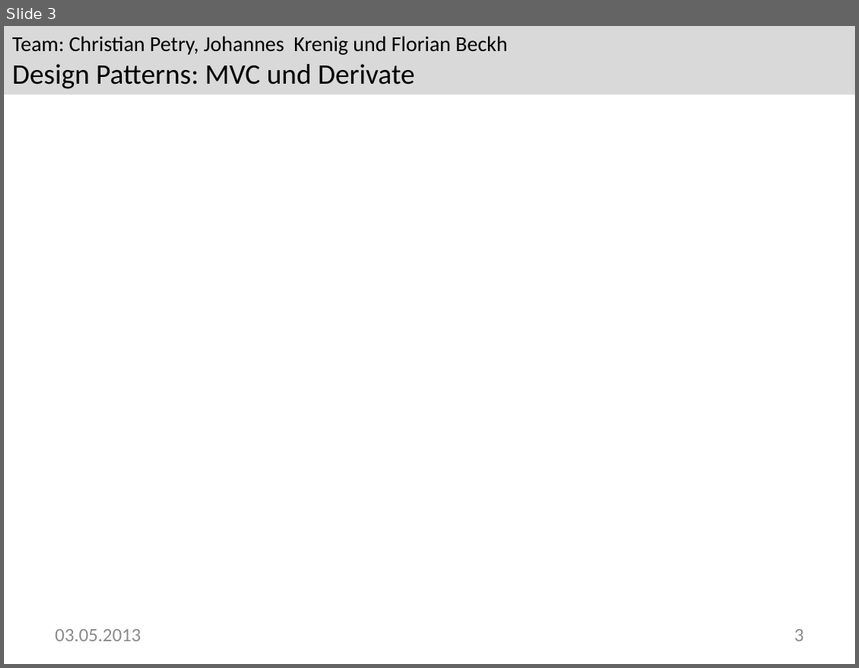
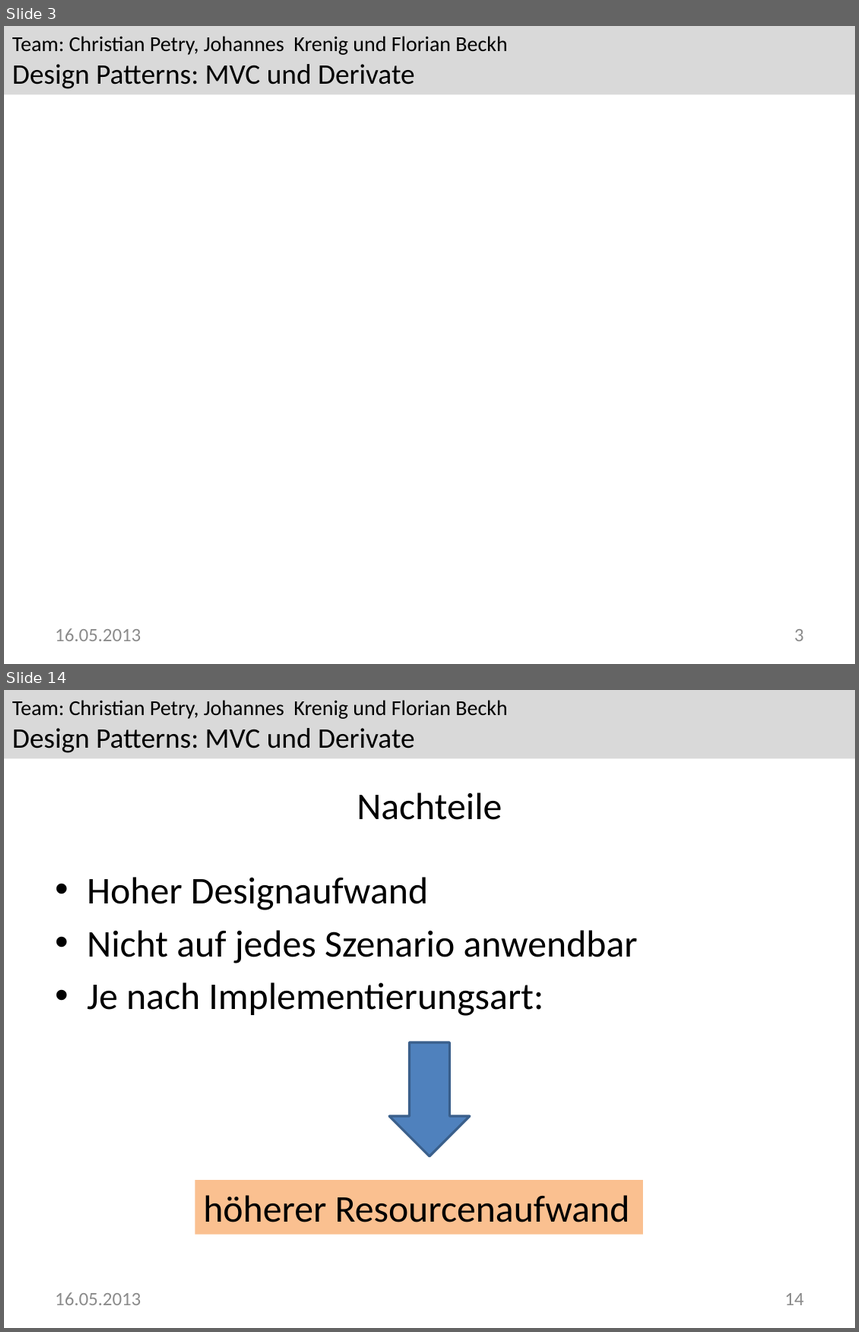
Before and after one commit to Greever/Design-Pattern-MVC, a slide deck: Dokumentation/Praesentation/Praesentation.pptx. Shown one above the other, each under a label of ours: slide 3 before the commit, slides 3 and 14 after it; the slides between them are not shown. The pictures are 859x668 and 859x1332 pixels, drawn with LibreOffice and Linux fonts; fonts in the diff are those of the drawing; background and template pictures are left out. Boxes give left, top, right and bottom in pixels: in the first picture for what was removed or moved away, otherwise in the second. Text is boxed around its words. In the diff, an @@ line names an element or a change of style, - is before the commit and + after.

```diff
--- a/Dokumentation/Praesentation/Praesentation.pptx
+++ b/Dokumentation/Praesentation/Praesentation.pptx
@@ slide 14 added at [4,690,855,1328], background #FFFFFF; not listed: 1 template element that a slide beside it also shows @@
@@ title added at [357,793,502,820], 32 pt, text #000000 @@
+Nachteile
@@ text added at [87,877,638,1016], 32 pt, text #000000 @@
+• Hoher Designaufwand
+• Nicht auf jedes Szenario anwendbar
+• Je nach Implementierungsart:
@@ down arrow added at [389,1043,470,1157], fill #4F81BD, outline #3A5F8C 2 pt @@
@@ rectangle added at [195,1180,643,1235], fill #FAC090, 32 pt, text #000000 @@
+höherer Resourcenaufwand
@@ text added at [55,1293,141,1306], 16 pt, text #8C8C8C @@
+16.05.2013
@@ page number added at [785,1293,804,1306], 16 pt, text #8C8C8C @@
+14
@@ slide 3 changed as well @@
@@ text at [55,629,141,642]: text changed @@
-03.05.2013
+16.05.2013
```
Also in this commit, not shown: 1 other slide changed, 12 other slides added.
